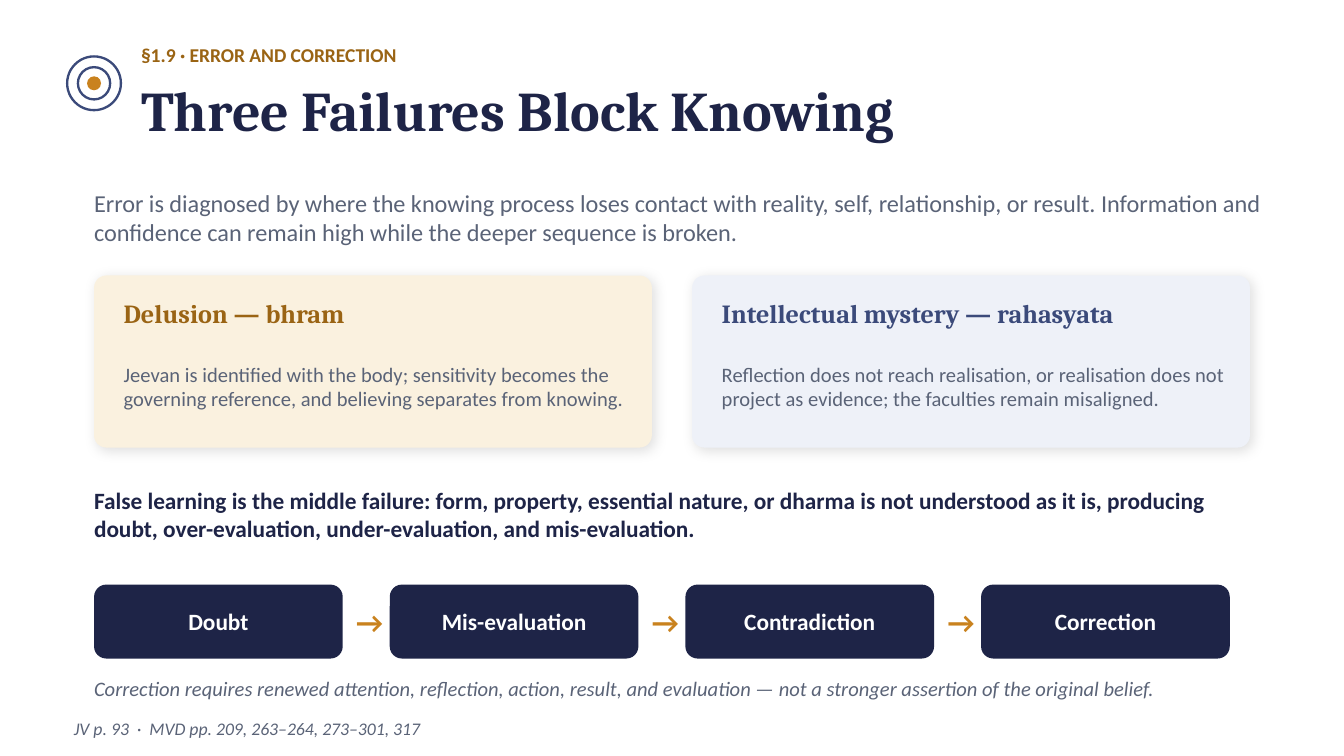
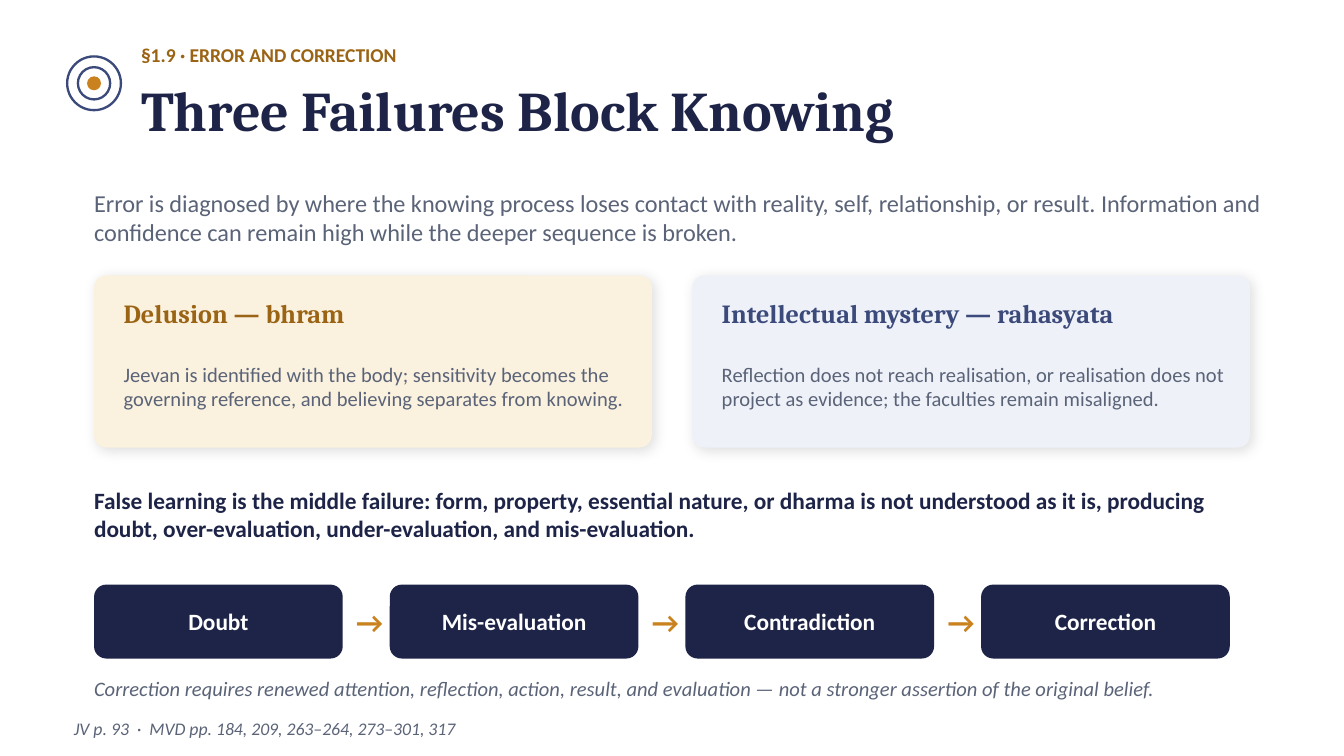
Before and after one commit to raghavamohan/AnalyticMadhyasthDarshan, a slide deck: slide 19 of Studies/Knowledge-Knower-And-Known/The-Epistemology-of-Coexistence-Madhyasth-Darshan.pptx. Drawn at 1344x756 pixels with LibreOffice and Linux fonts; fonts in the diff are those of the drawing. Boxes give left, top, right and bottom in pixels: in the first picture for what was removed or moved away, otherwise in the second. Text is boxed around its words. In the diff, an @@ line names an element or a change of style, - is before the commit and + after.

```diff
--- a/Studies/Knowledge-Knower-And-Known/The-Epistemology-of-Coexistence-Madhyasth-Darshan.pptx
+++ b/Studies/Knowledge-Knower-And-Known/The-Epistemology-of-Coexistence-Madhyasth-Darshan.pptx
@@ text at (74,723,455,738): text changed @@
-JV p. 93 · MVD pp. 209, 263–264, 273–301, 317
+JV p. 93 · MVD pp. 184, 209, 263–264, 273–301, 317
```
Also in this commit, not shown: 1 other slide changed.
